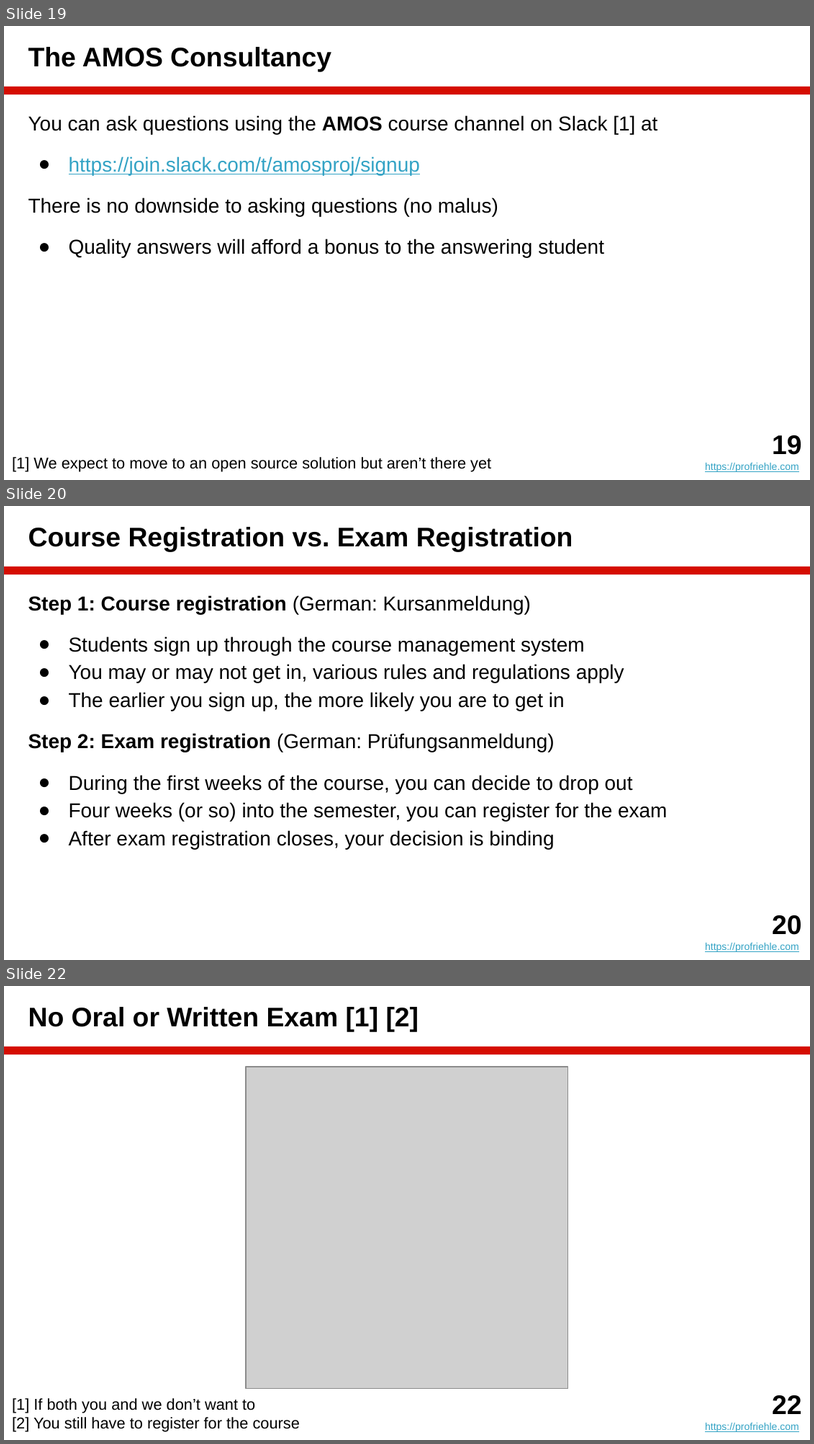
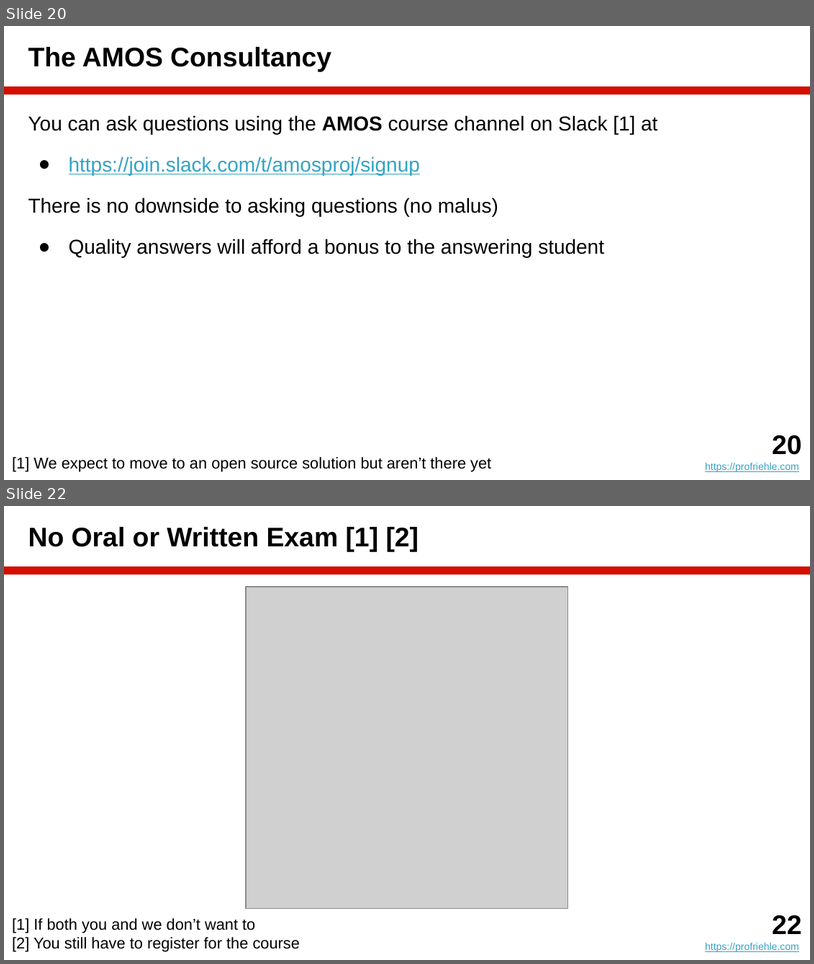
Before and after one commit to dirkriehle/amos-course, a slide deck: Lecture slides/AMOS A01 - Introduction.pptx. Shown one above the other, each under a label of ours: slides 19, 20 and 22 before the commit, slides 20 and 22 after it; the slides between them are not shown. The pictures are 814x1444 and 814x964 pixels, drawn with LibreOffice and Linux fonts; fonts in the diff are those of the drawing; grey boxes stand for pictures. Boxes give left, top, right and bottom in pixels: in the first picture for what was removed or moved away, otherwise in the second. Text is boxed around its words. In the diff, an @@ line names an element or a change of style, - is before the commit and + after.

```diff
--- a/Lecture slides/AMOS A01 - Introduction.pptx
+++ b/Lecture slides/AMOS A01 - Introduction.pptx
@@ slide 20 removed at (x1=4, y1=506, x2=810, y2=960), background #FFFFFF; not listed: 1 template element that a slide beside it also shows @@
@@ title removed at (x1=28, y1=527, x2=574, y2=552) @@
-Course Registration vs. Exam Registration
@@ text removed at (x1=28, y1=595, x2=667, y2=849) @@
-Step 1: Course registration (German: Kursanmeldung)
-● Students sign up through the course management system
-● You may or may not get in, various rules and regulations apply
-● The earlier you sign up, the more likely you are to get in
-Step 2: Exam registration (German: Prüfungsanmeldung)
-● During the first weeks of the course, you can decide to drop out
-● Four weeks (or so) into the semester, you can register for the exam
-● After exam registration closes, your decision is binding
@@ text removed at (x1=705, y1=915, x2=802, y2=952) @@
-20
-https://profriehle.com
@@ what was slide 19 is now slide 20 @@
@@ text at (x1=772, y1=435, x2=802, y2=454): text changed @@
-19
+20
```
Also in this commit, not shown: 5 slides changed, 1 slide added, 15 other files.
